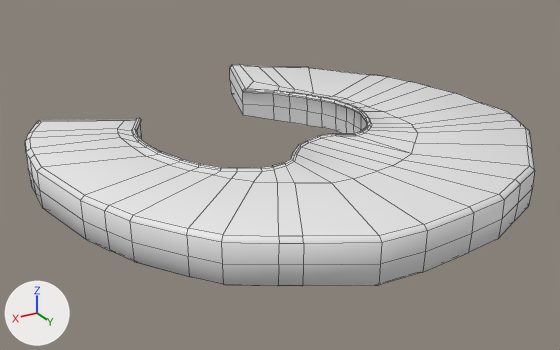
An edit to the FBX model Assets/_Modules/StationInterior/Assets/Models/Deck Area/StationInterior_Deck.fbx, drawn before and after from the same camera.
Rendered twice from a 50 mm camera at (43.2, 61.6, 34.8) aimed at (1.2, -8.4, -0.2). Every picture has the same lights, and +X, +Y and +Z are marked at lower left. The first picture is the older version. Mesh edges are drawn as thin lines.

The scene before the commit, as lines of its bpy script (objects in view):
```python
me_cylinder_677 = bpy.data.meshes.new('Cylinder.677')
me_cylinder_677.from_pydata(...)  # 432 vertices, 425 faces; spans x -26.9..26.9, y -27.3..27.3, z -2.6..2.6
me_cylinder_677.materials.append(mat_stationdeckinterior_tex)  # its picture is missing
ob_stationinterior_deck = bpy.data.objects.new('StationInterior_Deck', me_cylinder_677)
ob_stationinterior_deck.location = (0.5, -9.3, 2.58)
```
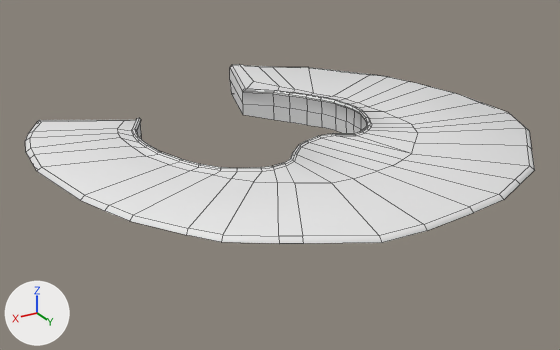
Diff of the bpy script that builds the scene:
```diff
--- a/Assets/_Modules/StationInterior/Assets/Models/Deck Area/StationInterior_Deck.fbx.py
+++ b/Assets/_Modules/StationInterior/Assets/Models/Deck Area/StationInterior_Deck.fbx.py
@@ me_cylinder_677 @@
 # used by ob_stationinterior_deck; location = (0.5, -9.3, 2.58)
-me_cylinder_677.from_pydata(...)  # 432 vertices, 425 faces; spans x -26.9..26.9, y -27.3..27.3, z -2.6..2.6
+me_cylinder_677.from_pydata(...)  # 351 vertices, 313 faces; spans x -26.9..26.9, y -27.3..27.3, z -2.6..2.6
+# me_cylinder_677 part 1
+# 81 vertices are removed from x -26.9..26.8, y -13.5..27.3, z -2.6..0.2
+# 112 faces are deleted
 me_cylinder_677.materials.append(mat_stationdeckinterior_tex)
```

What differs and where, as boxes [x1, y1, x2, y2] in the pictures (560 x 350 px):
'StationInterior_Deck', reshaped (19% shorter): before [25, 64, 535, 286]; after [25, 64, 535, 244]
part 1 of me_cylinder_677, deleted: before [26, 153, 535, 286]
